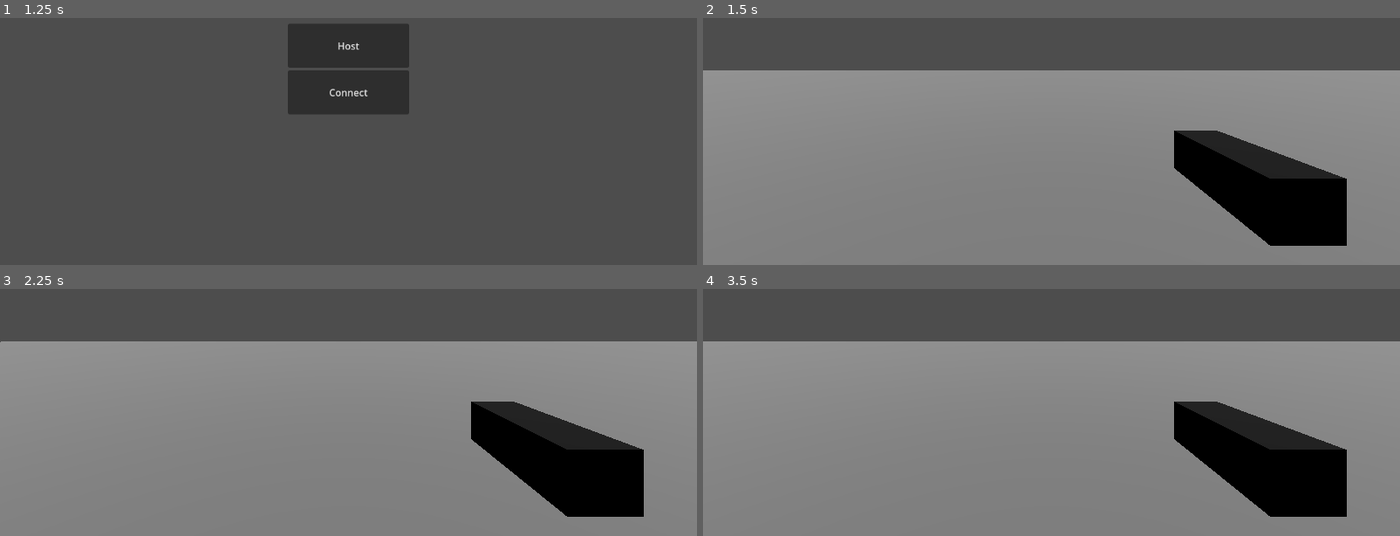
Above: before the commit, frames 1-4 (two rows, left to right).
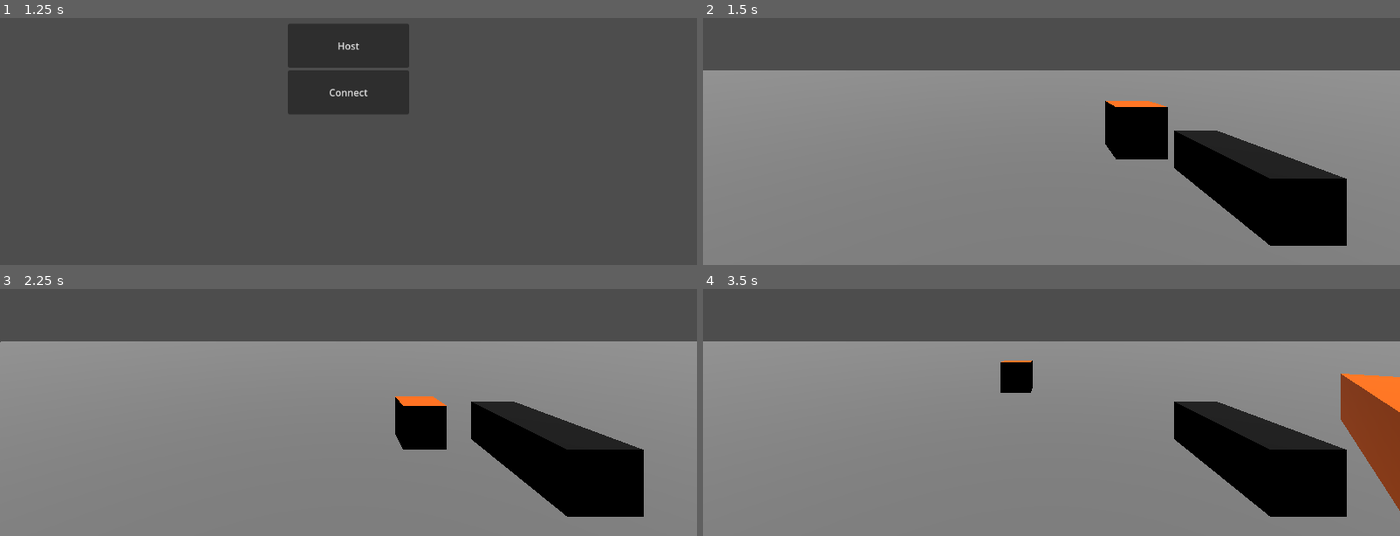
Above: after the commit, the same moments.

Repository: banane42/godot_spawn_sync
Game: Godot game, scene res://scenes/startup.tscn
Two runs of this game, one before a commit and one after it. Both use one fixed random seed, a clock stepped at 60 frames per second and the inputs below.
Inputs:
- Up to frame 1 (1.25 s): tap Enter at 0.5 s; hold D (move_right) from 0.53 s (still down); tap Space (jump) at 0.77 s
- Up to frame 2 (1.5 s): release D (move_right) at 1.25 s; click "Host" at 1.25 s
- Up to frame 3 (2.25 s): tap Space (jump) at 2 s; hold S (move_backward) from 2.03 s (still down)
- Up to frame 4 (3.5 s): tap Space (jump) at 2.27 s; release S (move_backward) at 2.78 s; hold D (move_right) from 2.78 s (still down)

Frame 1 is identical in both runs. In frame 2, 2.0% of the frame differs, in the area x 57-67%, y 33-58%; in frame 3, 1.5%; in frame 4, 3.7%, in the area x 42-100%, y 28-90%.

Commit message:
added some boxes to level

Diff:
--- a/scenes/level.tscn
+++ b/scenes/level.tscn
@@ -11,6 +11,21 @@
 [sub_resource type="BoxMesh" id="BoxMesh_wrqbp"]
 material = SubResource("StandardMaterial3D_m8gk2")
 size = Vector3(1000, 1, 1000)
+
+[sub_resource type="BoxShape3D" id="BoxShape3D_mcgq6"]
+
+[sub_resource type="StandardMaterial3D" id="StandardMaterial3D_5dwww"]
+albedo_color = Color(0.964706, 0.403922, 0, 1)
+
+[sub_resource type="BoxMesh" id="BoxMesh_14kcj"]
+material = SubResource("StandardMaterial3D_5dwww")
+
+[sub_resource type="BoxShape3D" id="BoxShape3D_fk00s"]
+size = Vector3(10, 1, 1)
+
+[sub_resource type="BoxMesh" id="BoxMesh_2r2ux"]
+material = SubResource("StandardMaterial3D_5dwww")
+size = Vector3(10, 1, 1)
 
 [node name="World" type="Node3D"]
 script = ExtResource("1_3f141")
@@ -30,6 +45,24 @@
 [node name="DirectionalLight3D" type="DirectionalLight3D" parent="Map/Terrain"]
 transform = Transform3D(1, 0, 0, 0, -0.215281, 0.976552, 0, -0.976552, -0.215281, 0, 1000, 0)
 
+[node name="Box" type="StaticBody3D" parent="Map/Terrain"]
+transform = Transform3D(1, 0, 0, 0, 1, 0, 0, 0, 1, 0, 1, -4.84688)
+
+[node name="CollisionShape3D" type="CollisionShape3D" parent="Map/Terrain/Box"]
+shape = SubResource("BoxShape3D_mcgq6")
+
+[node name="MeshInstance3D" type="MeshInstance3D" parent="Map/Terrain/Box"]
+mesh = SubResource("BoxMesh_14kcj")
+
+[node name="Box2" type="StaticBody3D" parent="Map/Terrain"]
+transform = Transform3D(0.681998, 0, 0.731354, 0, 1, 0, -0.731354, 0, 0.681998, 4.49034, 1, 2.38975)
+
+[node name="CollisionShape3D" type="CollisionShape3D" parent="Map/Terrain/Box2"]
+shape = SubResource("BoxShape3D_fk00s")
+
+[node name="MeshInstance3D" type="MeshInstance3D" parent="Map/Terrain/Box2"]
+mesh = SubResource("BoxMesh_2r2ux")
+
 [node name="Players" type="Node3D" parent="."]
 
 [node name="MultiplayerSpawner" type="MultiplayerSpawner" parent="."]
Not shown: 1 places in scenes/level.tscn that only renumber resources
